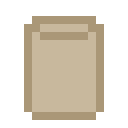
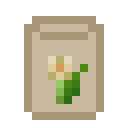
The second 128×128 image is a revision of the first. Changes to its layers:
added layer "vanilla flower 2" above "vanilla flower 1" over [48, 56, 88, 104]
